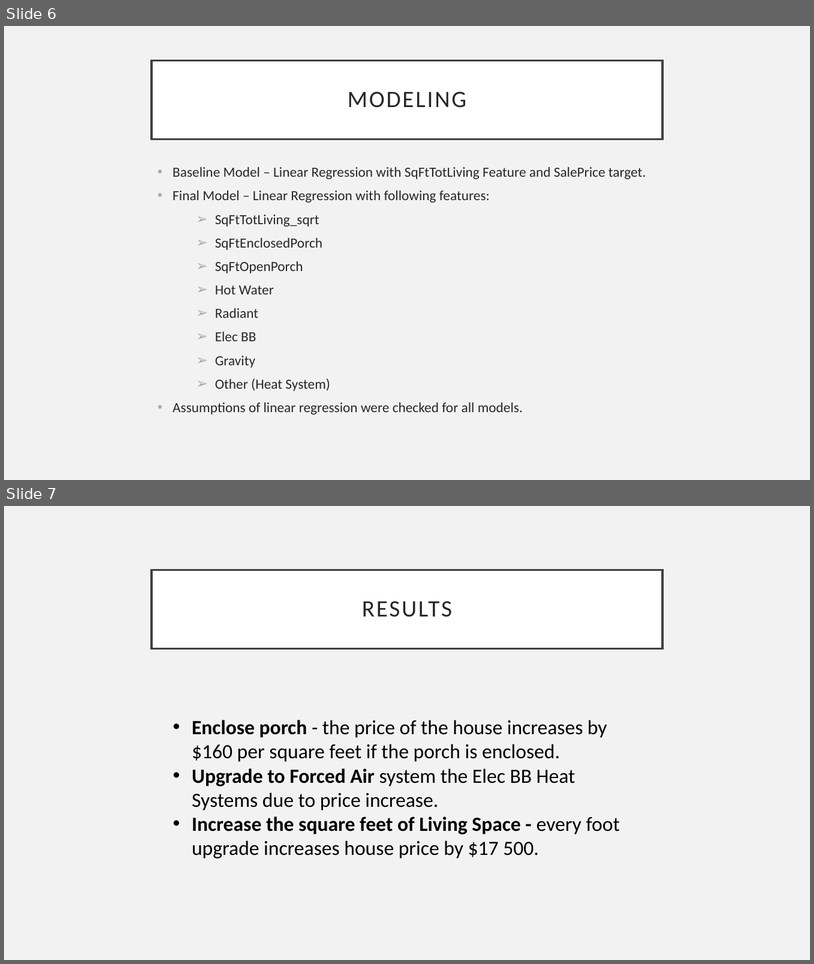
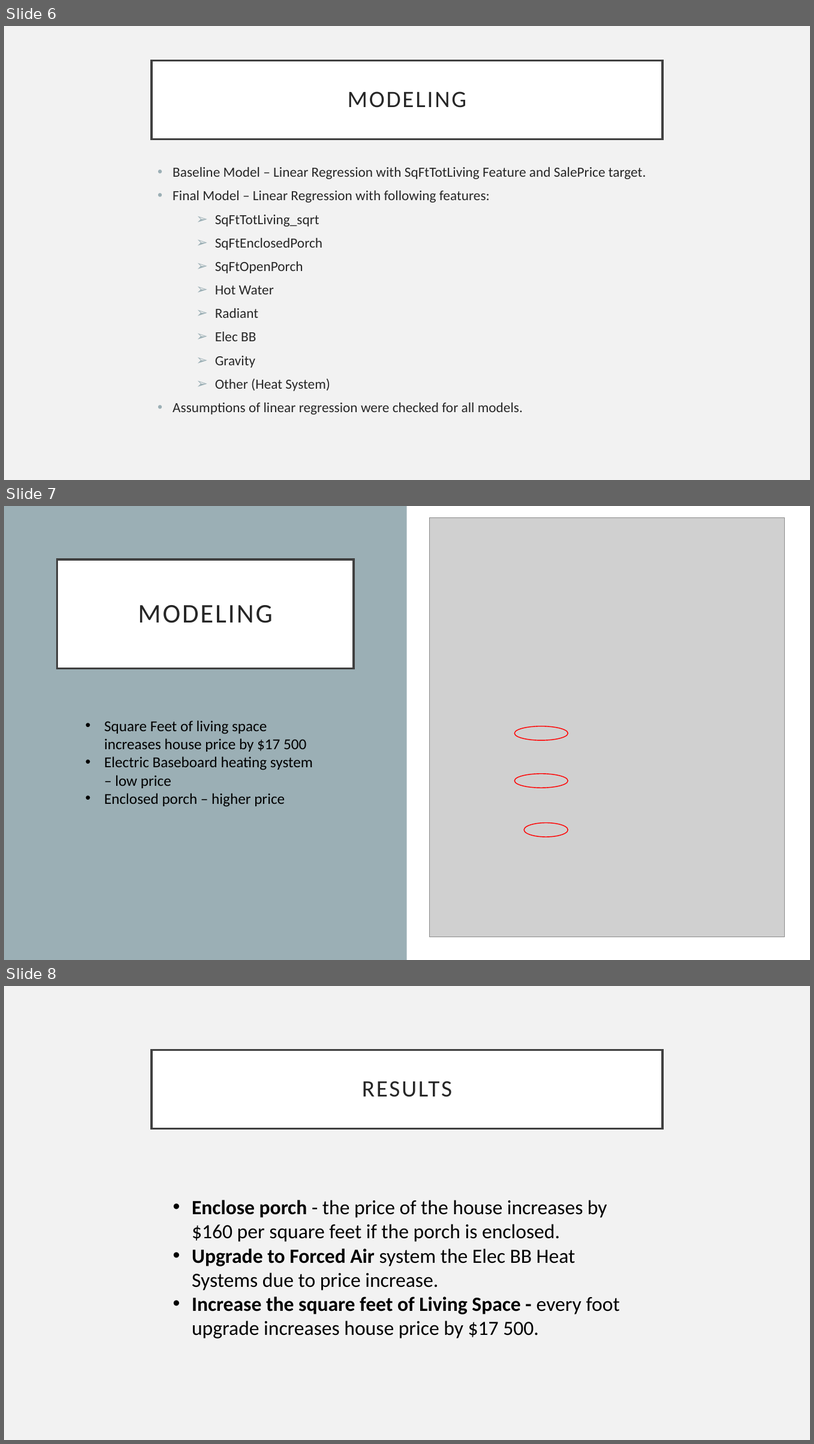
Before and after one commit to zyazyaG/Kings_County_Home_Price_Analysis, a slide deck: reports/presentation.pptx. Shown one above the other, each under a label of ours: slides 6 and 7 before the commit, slides 6, 7 and 8 after it. The pictures are 814x964 and 814x1444 pixels, drawn with LibreOffice and Linux fonts; fonts in the diff are those of the drawing; grey boxes stand for pictures. Boxes give left, top, right and bottom in pixels: in the first picture for what was removed or moved away, otherwise in the second. Text is boxed around its words. In the diff, an @@ line names an element or a change of style, - is before the commit and + after.

Commit message:
add presentation

```diff
--- a/reports/presentation.pptx
+++ b/reports/presentation.pptx
@@ slide 7 added at [4, 506, 810, 960], background #FFFFFF @@
@@ rectangle added at [4, 506, 407, 960], fill #9BAFB5 @@
@@ rectangle added at [408, 506, 810, 960], fill #FFFFFF @@
@@ picture added at [429, 517, 785, 937] @@
@@ title added at [57, 559, 354, 668], fill #FFFFFF, outline #404040 2.5 pt, 32 pt, text #262626 @@
+MODELING
@@ text added at [104, 720, 313, 807], 18 pt, text #000000 @@
+• Square Feet of living space increases house price by $17 500
+• Electric Baseboard heating system – low price
+• Enclosed porch – higher price
@@ ellipse added at [515, 726, 568, 740], outline #FF0000 1 pt @@
@@ ellipse added at [515, 774, 568, 787], outline #FF0000 1 pt @@
@@ ellipse added at [524, 822, 569, 837], outline #FF0000 1 pt @@
@@ what was slide 7 is now slide 8 @@
```
Also in this commit, not shown: 2 other files.
